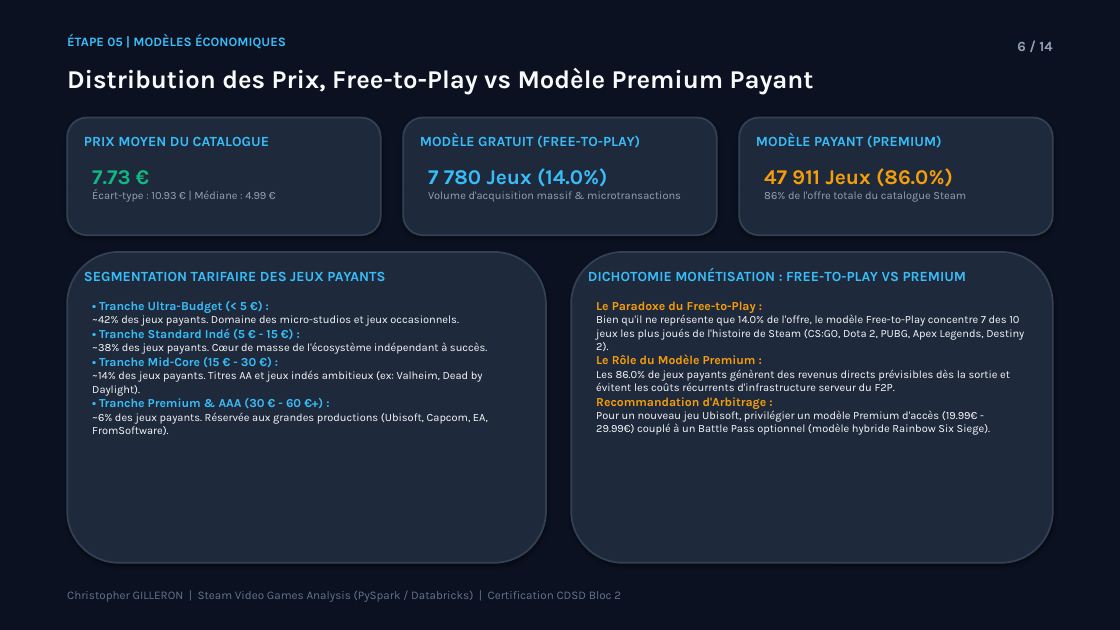
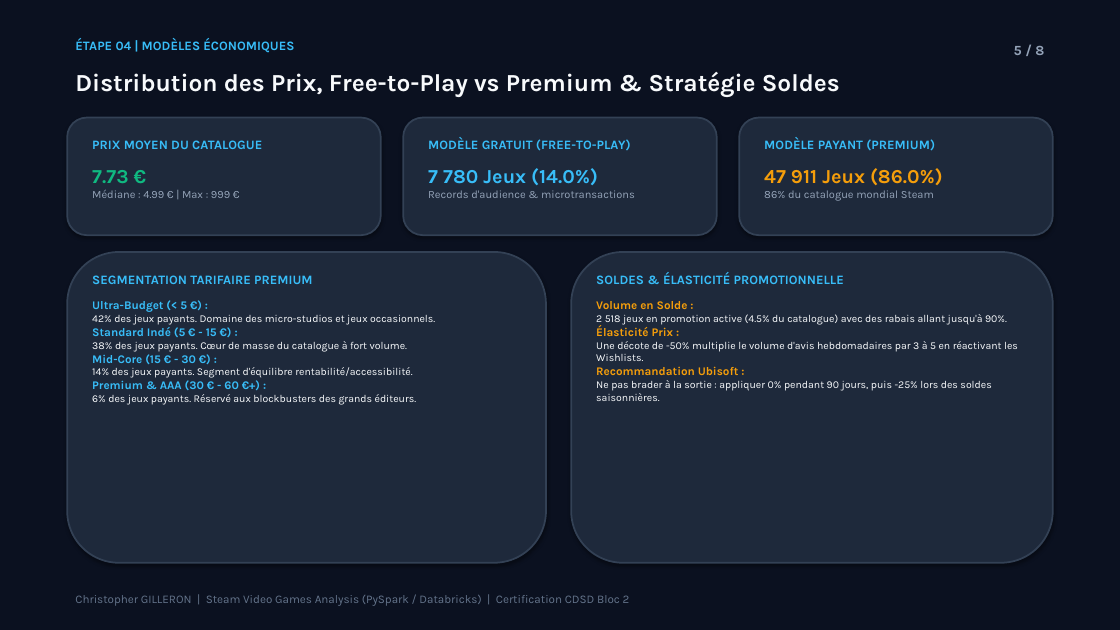
Before and after one commit to Elkristobal59/CERTIFICATION_CDSD, a slide deck: slide 5 of Bloc_2_Analyse_Exploratoire/Steam/Steam_presentation.pptx (slide 6 before the commit). Drawn at 1120x630 pixels with LibreOffice and Linux fonts; fonts in the diff are those of the drawing. Boxes give left, top, right and bottom in pixels: in the first picture for what was removed or moved away, otherwise in the second. Text is boxed around its words. In the diff, an @@ line names an element or a change of style, - is before the commit and + after.

Commit message:
feat(certif): calibrage strict a 8 slides max (format oral 5 min) pour Steam, Walmart et North Face

```diff
--- a/Bloc_2_Analyse_Exploratoire/Steam/Steam_presentation.pptx
+++ b/Bloc_2_Analyse_Exploratoire/Steam/Steam_presentation.pptx
@@ text at bbox=[75, 38, 294, 53]: text changed @@
-ÉTAPE 05 | MODÈLES ÉCONOMIQUES
+ÉTAPE 04 | MODÈLES ÉCONOMIQUES
@@ text at bbox=[1014, 46, 1044, 55]: text changed @@
-6 / 14
+5 / 8
@@ text at bbox=[75, 72, 840, 97]: text changed; size 22 to 21 pt @@
-Distribution des Prix, Free-to-Play vs Modèle Premium Payant
+Distribution des Prix, Free-to-Play vs Premium & Stratégie Soldes
@@ size 12 to 11 pt in 3 elements at bbox=[92, 140, 262, 149], bbox=[428, 137, 631, 151], bbox=[764, 137, 935, 151] @@
@@ text at bbox=[92, 170, 128, 183]: size 18 to 17 pt in "7.73 €" @@
@@ text at bbox=[428, 168, 598, 185]: size 18 to 17 pt in "7 780 Jeux (14.0%)" @@
@@ text at bbox=[764, 168, 943, 185]: size 18 to 17 pt in "47 911 Jeux (86.0%)" @@
@@ text at bbox=[92, 190, 230, 198]: text changed @@
-Écart-type : 10.93 € | Médiane : 4.99 €
+Médiane : 4.99 € | Max : 999 €
@@ text at bbox=[428, 190, 635, 198]: text changed @@
-Volume d'acquisition massif & microtransactions
+Records d'audience & microtransactions
@@ text at bbox=[764, 190, 934, 201]: text changed @@
-86% de l'offre totale du catalogue Steam
+86% du catalogue mondial Steam
@@ text at bbox=[92, 275, 313, 284]: text changed; size 12 to 11 pt @@
-SEGMENTATION TARIFAIRE DES JEUX PAYANTS
+SEGMENTATION TARIFAIRE PREMIUM
@@ text at bbox=[596, 272, 844, 284]: text changed; size 12 to 11 pt @@
-DICHOTOMIE MONÉTISATION : FREE-TO-PLAY VS PREMIUM
+SOLDES & ÉLASTICITÉ PROMOTIONNELLE
@@ text at bbox=[92, 301, 435, 405]: text changed; size 9.5 to 9 pt @@
-• Tranche Ultra-Budget (< 5 €) :
-~42% des jeux payants. Domaine des micro-studios et jeux occasionnels.
-• Tranche Standard Indé (5 € - 15 €) :
-~38% des jeux payants. Cœur de masse de l'écosystème indépendant à succès.
-• Tranche Mid-Core (15 € - 30 €) :
-~14% des jeux payants. Titres AA et jeux indés ambitieux (ex: Valheim, Dead by Daylight).
-• Tranche Premium & AAA (30 € - 60 €+) :
-~6% des jeux payants. Réservée aux grandes productions (Ubisoft, Capcom, EA, FromSoftware).
+Ultra-Budget (< 5 €) :
+42% des jeux payants. Domaine des micro-studios et jeux occasionnels.
+Standard Indé (5 € - 15 €) :
+38% des jeux payants. Cœur de masse du catalogue à fort volume.
+Mid-Core (15 € - 30 €) :
+14% des jeux payants. Segment d'équilibre rentabilité/accessibilité.
+Premium & AAA (30 € - 60 €+) :
+6% des jeux payants. Réservé aux blockbusters des grands éditeurs.
@@ text at bbox=[596, 301, 1018, 401]: text changed; size 9.5 to 9 pt @@
-Le Paradoxe du Free-to-Play :
-Bien qu'il ne représente que 14.0% de l'offre, le modèle Free-to-Play concentre 7 des 10 jeux les plus joués de l'histoire de Steam (CS:GO, Dota 2, PUBG, Apex Legends, Destiny 2).
-Le Rôle du Modèle Premium :
-Les 86.0% de jeux payants génèrent des revenus directs prévisibles dès la sortie et évitent les coûts récurrents d'infrastructure serveur du F2P.
-Recommandation d'Arbitrage :
-Pour un nouveau jeu Ubisoft, privilégier un modèle Premium d'accès (19.99€ - 29.99€) couplé à un Battle Pass optionnel (modèle hybride Rainbow Six Siege).
+Volume en Solde :
+2 518 jeux en promotion active (4.5% du catalogue) avec des rabais allant jusqu'à 90%.
+Élasticité Prix :
+Une décote de -50% multiplie le volume d'avis hebdomadaires par 3 à 5 en réactivant les Wishlists.
+Recommandation Ubisoft :
+Ne pas brader à la sortie : appliquer 0% pendant 90 jours, puis -25% lors des soldes saisonnières.
@@ text "Christopher GILLERON | Steam Video ...": place and size @@
-text "Christopher GILLERON | Steam Video ..." at bbox=[67, 591, 621, 602]
+text "Christopher GILLERON | Steam Video ..." at bbox=[75, 595, 630, 606]
```
Also in this commit, not shown: 6 other slides changed, 1 slide added, 7 slides removed, 2 other files.
